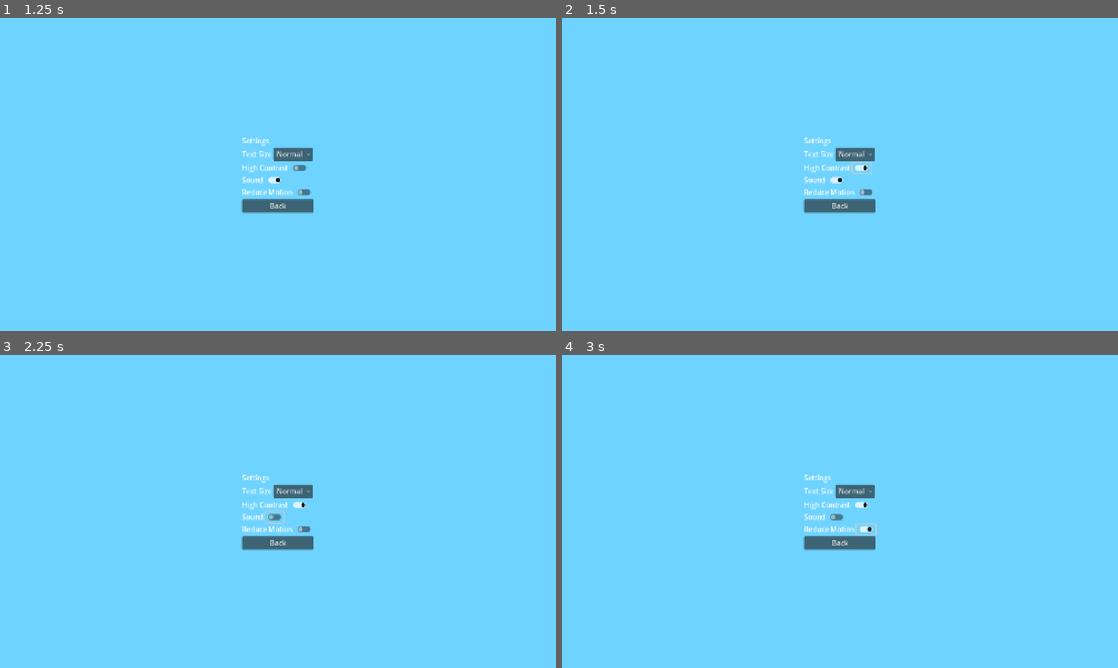
Above: before the commit, frames 1-4 (two rows, left to right).
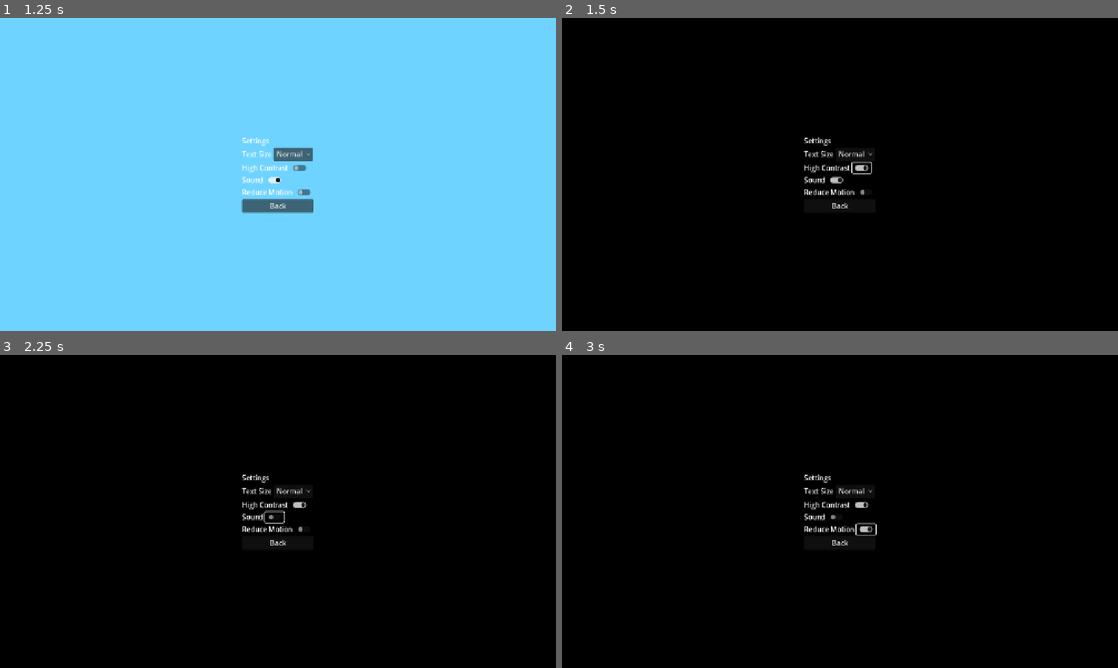
Above: after the commit, the same moments.

Repository: stackedStewart/online-safety-gamified-prototype
Game: Godot game, scene res://scenes/main.tscn
Two runs of this game, one before a commit and one after it. Both use one fixed random seed, a clock stepped at 60 frames per second and the inputs below.
Inputs (mouse positions are in pixels of both pictures, inside the frame that each line leads up to):
- Up to frame 1 (1.25 s): click "Settings" at 0.5 s
- Up to frame 2 (1.5 s): click (862, 168) at 1.25 s
- Up to frame 3 (2.25 s): click (272, 517) at 2 s
- Up to frame 4 (3 s): click (867, 530) at 2.75 s

Frame 1 is identical in both runs. In frame 2, 100% of the frame differs, in the area x 0-100%, y 0-100%; in frame 3, 100%; in frame 4, 100%.

Commit message:
Housekeeping: safe Background handling, settings live contrast updates, script cleanup

Diff:
--- a/scenes/challenge_shell.gd
+++ b/scenes/challenge_shell.gd
@@ -68,6 +68,7 @@
 		option_a.disabled = true
 		option_b.disabled = true
 		option_c.disabled = true
+		_update_xp()
 		return
 
 	current_index = clamp(current_index, 0, scenarios.size() - 1)
@@ -138,12 +139,16 @@
 
 func apply_accessibility() -> void:
 	# Example: change background colour
-	var bg: ColorRect = $Background # adjust if node name differs
+	var bg := get_node_or_null("Background") # adjust if node name differs
+	if bg == null:
+		return
+	if bg is ColorRect:
+		(bg as ColorRect).color = Color("#000000") if Settings.high_contrast else Color("6FD3FF")
 
 	if Settings.high_contrast:
 		bg.color = Color("#000000")
 	else:
 		bg.color = Color("#6FD3FF")
 
-	# Example: scale key labels/buttons using font sizes
-	# (Set base sizes then multiply by Settings.text_scale)
+	# Future: apply Settings.text_scale to LabelSettings / Theme overrides
+	# Future: respect Settings.reduce_motion for tween/animation choices
--- a/scenes/main.gd
+++ b/scenes/main.gd
@@ -3,7 +3,3 @@
 func _ready():
 	# Load the main menu when the game starts
 	get_tree().change_scene_to_file("res://scenes/menu.tscn")
-
-# Called every frame. 'delta' is the elapsed time since the previous frame.
-func _process(delta: float) -> void:
-	pass
--- a/scenes/menu.gd
+++ b/scenes/menu.gd
@@ -1,12 +1,18 @@
 extends Control
 
-func _ready():
-	print("GameState loaded. XP = ", GameState.xp)
-	$CenterContainer/Margin/Layout/Buttons/PlayButton.pressed.connect(_on_play_pressed)
-	$CenterContainer/Margin/Layout/Buttons/SettingsButton.pressed.connect(_on_settings_pressed)
+@onready var play_button: Button = $CenterContainer/Margin/Layout/Buttons/PlayButton
+@onready var settings_button: Button = $CenterContainer/Margin/Layout/Buttons/SettingsButton
 
+func _ready() -> void:
+	# Button signals (code-based connection)
+	play_button.pressed.connect(_on_play_pressed)
+	settings_button.pressed.connect(_on_settings_pressed)
 
-func _on_play_pressed():
+	# Apply accessibility now + whenever Settings change
+	Settings.changed.connect(apply_accessibility)
+	apply_accessibility()
+
+func _on_play_pressed() -> void:
 	GameState.reset_run()
 	get_tree().change_scene_to_file("res://scenes/challenge_shell.tscn")
 
@@ -14,13 +20,9 @@
 	get_tree().change_scene_to_file("res://scenes/settings_screen.tscn")
 
 func apply_accessibility() -> void:
-	# Example: change background colour
-	var bg: ColorRect = $Background # adjust if node name differs
-
-	if Settings.high_contrast:
-		bg.color = Color("#000000")
-	else:
-		bg.color = Color("#6FD3FF")
-
-	# Example: scale key labels/buttons using font sizes
-	# (Set base sizes then multiply by Settings.text_scale)
+	# Safe: avoids null-instance crashes if Background is missing/renamed
+	var bg := get_node_or_null("Background")
+	if bg == null:
+		return
+	if bg is ColorRect:
+		(bg as ColorRect).color = Color("#000000") if Settings.high_contrast else Color("#6FD3FF")
--- a/scenes/results.gd
+++ b/scenes/results.gd
@@ -3,7 +3,6 @@
 @onready var title_label: Label = $PageCenter/Margin/Layout/TitleLabel
 
 @onready var xp_label: Label = $PageCenter/Margin/Layout/SummaryCard/SummaryMargin/SummaryLayout/XPLabel
-
 @onready var badge_label: Label = $PageCenter/Margin/Layout/SummaryCard/SummaryMargin/SummaryLayout/BadgeLabel
 @onready var reminder_label: Label = $PageCenter/Margin/Layout/SummaryCard/SummaryMargin/SummaryLayout/ReminderLabel
 
@@ -13,6 +12,7 @@
 func _ready() -> void:
 	Settings.changed.connect(apply_accessibility)
 	apply_accessibility()
+
 	title_label.text = "Results"
 
 	var xp: int = GameState.xp
@@ -40,7 +40,6 @@
 	else:
 		return "🌱 Getting Started!\nNice try! Let's practise again — tell a trusted adult if unsure."
 
-
 func _on_try_again() -> void:
 	GameState.reset_run()
 	get_tree().change_scene_to_file("res://scenes/challenge_shell.tscn")
@@ -49,13 +48,11 @@
 	get_tree().change_scene_to_file("res://scenes/menu.tscn")
 
 func apply_accessibility() -> void:
-	# Example: change background colour
-	var bg: ColorRect = $Background # adjust if node name differs
-
-	if Settings.high_contrast:
-		bg.color = Color("#000000")
-	else:
-		bg.color = Color("#6FD3FF")
-
+	# Safe: avoids null-instance crashes if Background is missing/renamed
+	var bg := get_node_or_null("Background")
+	if bg == null:
+		return
+	if bg is ColorRect:
+		(bg as ColorRect).color = Color("#000000") if Settings.high_contrast else Color("#6FD3FF")
 	# Example: scale key labels/buttons using font sizes
 	# (Set base sizes then multiply by Settings.text_scale)
--- a/scenes/results.tscn
+++ b/scenes/results.tscn
@@ -58,7 +58,7 @@
 grow_vertical = 2
 script = ExtResource("1_qh7lt")
 
-[node name="ColorRect" type="ColorRect" parent="."]
+[node name="Background" type="ColorRect" parent="."]
 layout_mode = 1
 anchors_preset = 15
 anchor_right = 1.0
--- a/scenes/settings_screen.gd
+++ b/scenes/settings_screen.gd
@@ -16,12 +16,22 @@
 	# Set current UI from Settings
 	_sync_from_settings()
 
+	# Keep UI in sync if Settings change elsewhere
+	Settings.changed.connect(_on_settings_changed)
+
+	# Apply background accessibility on load
+	apply_accessibility()
+
 	# Connect signals
 	text_size_option.item_selected.connect(_on_text_size_selected)
-	high_contrast_toggle.toggled.connect(func(v): Settings.set_high_contrast(v))
-	sound_toggle.toggled.connect(func(v): Settings.set_sound_enabled(v))
-	reduce_motion_toggle.toggled.connect(func(v): Settings.set_reduce_motion(v))
+	high_contrast_toggle.toggled.connect(_on_high_contrast_toggled)
+	sound_toggle.toggled.connect(_on_sound_toggled)
+	reduce_motion_toggle.toggled.connect(_on_reduce_motion_toggled)
 	back_button.pressed.connect(_on_back_pressed)
+
+func _on_settings_changed() -> void:
+	_sync_from_settings()
+	apply_accessibility()
 
 func _sync_from_settings() -> void:
 	high_contrast_toggle.button_pressed = Settings.high_contrast
@@ -42,5 +52,22 @@
 		1: Settings.set_text_scale(1.0)
 		2: Settings.set_text_scale(1.25)
 
+func _on_high_contrast_toggled(value: bool) -> void:
+	Settings.set_high_contrast(value)
+
+func _on_sound_toggled(value: bool) -> void:
+	Settings.set_sound_enabled(value)
+
+func _on_reduce_motion_toggled(value: bool) -> void:
+	Settings.set_reduce_motion(value)
+
 func _on_back_pressed() -> void:
 	get_tree().change_scene_to_file("res://scenes/menu.tscn")
+
+func apply_accessibility() -> void:
+	# Optional: if your Settings scene has a Background ColorRect named "Background"
+	var bg := get_node_or_null("Background")
+	if bg == null:
+		return
+	if bg is ColorRect:
+		(bg as ColorRect).color = Color("#000000") if Settings.high_contrast else Color("#6FD3FF")
--- a/scripts/GameState.gd
+++ b/scripts/GameState.gd
@@ -6,10 +6,10 @@
 var correct_count: int = 0
 var total_answered: int = 0
 
-# --- Scenario tracking (used later when we load JSON) ---
+# --- Scenario tracking ---
 var current_question_index: int = 0
 
-# Optional: store last result (useful for Results screen)
+# --- Last result (useful for Results / UX) ---
 var last_was_correct: bool = false
 var last_feedback: String = ""
 var last_xp_earned: int = 0
@@ -38,4 +38,4 @@
 		last_xp_earned = xp_wrong
 
 	xp += last_xp_earned
-	score = xp  # simple mapping for now; can change later
+	score = xp # simple mapping for now; can change later
--- a/scripts/Settings.gd
+++ b/scripts/Settings.gd
@@ -2,12 +2,12 @@
 
 signal changed
 
-# Accessibility
+# --- Accessibility ---
 var text_scale: float = 1.0
 var high_contrast: bool = false
 var reduce_motion: bool = false
 
-# Audio
+# --- Audio ---
 var sound_enabled: bool = true
 
 func set_text_scale(value: float) -> void:
@@ -24,5 +24,9 @@
 
 func set_sound_enabled(value: bool) -> void:
 	sound_enabled = value
-	AudioServer.set_bus_mute(AudioServer.get_bus_index("SFX"), not sound_enabled)
+
+	var bus_index := AudioServer.get_bus_index("SFX")
+	if bus_index != -1:
+		AudioServer.set_bus_mute(bus_index, not sound_enabled)
+
 	emit_signal("changed")
